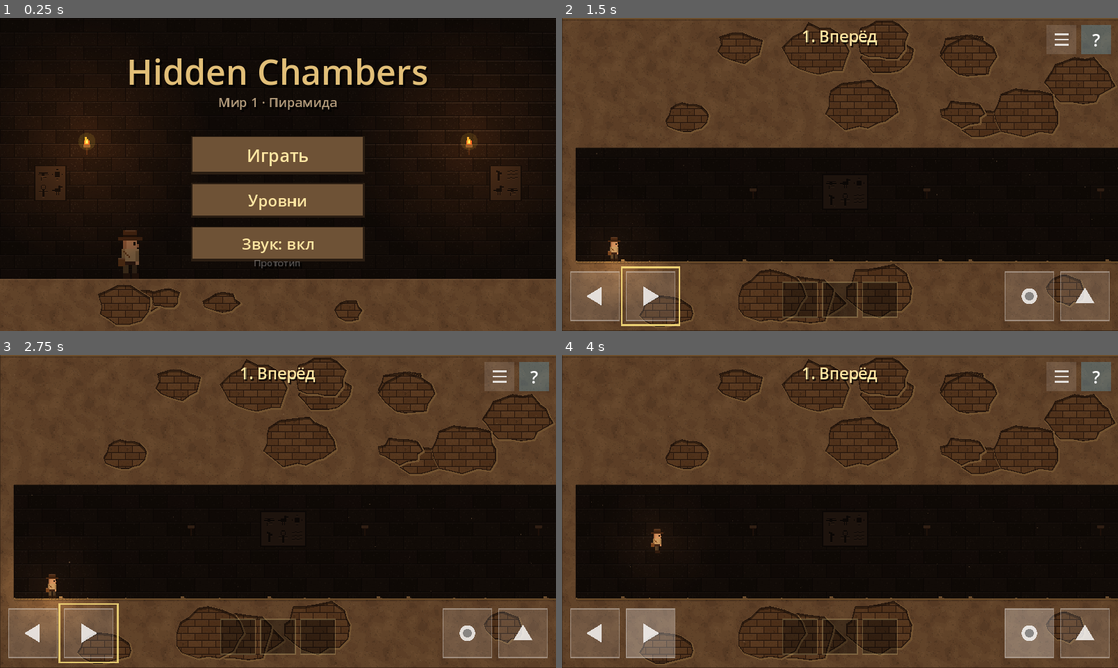
Above: before the commit, frames 1-4 (two rows, left to right).
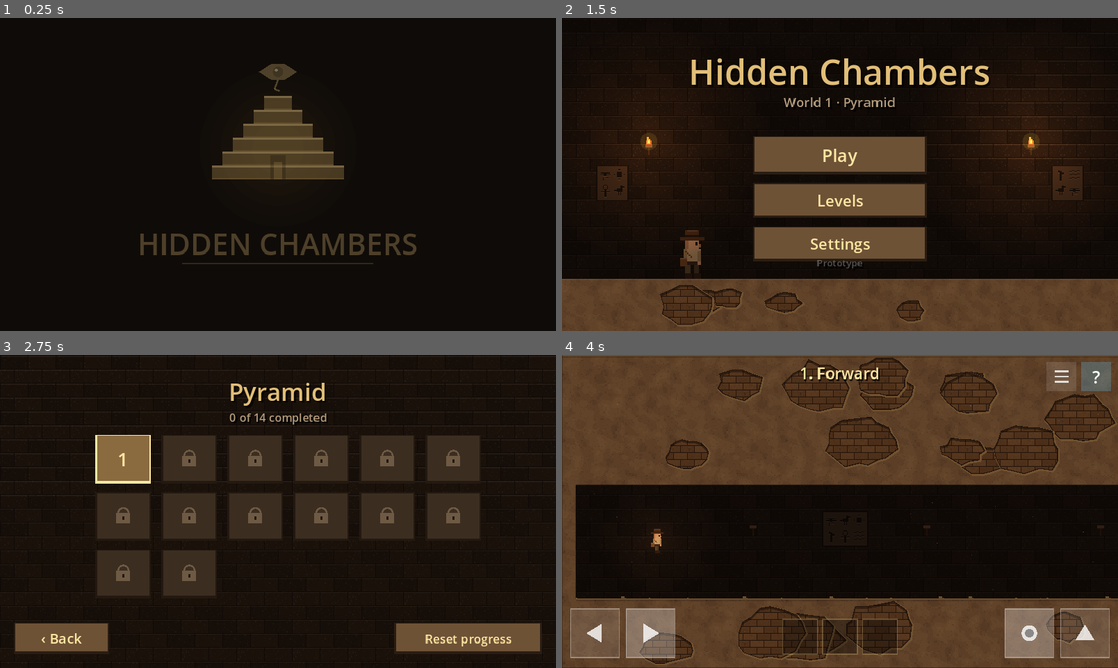
Above: after the commit, the same moments.

Repository: mrvadimjuravlev/mygame
Game: Godot game, scene res://ui/splash.tscn
Two runs of this game, one before a commit and one after it. Both use one fixed random seed, a clock stepped at 60 frames per second and the inputs below. Before the commit the project starts from res://ui/title.tscn.
Inputs (mouse positions are in pixels of both pictures, inside the frame that each line leads up to):
- Up to frame 1 (0.25 s): no input
- Up to frame 2 (1.5 s): click (840, 199) at 0.5 s, where only the run before the commit has a clickable "Уровни"; click (684, 121) at 1.25 s, where only the run before the commit has a clickable "1"
- Up to frame 3 (2.75 s): click (278, 536) at 2 s, where only the run after the commit has a clickable "Levels"
- Up to frame 4 (4 s): click (684, 458) at 2.75 s, where only the run after the commit has a clickable "1"; tap Enter at 3.5 s; move the mouse to (962, 495) at 3.52 s; hold Right (move_right) from 3.53 s (still down); hold E (action) from 3.53 s (still down); click (962, 495) at 3.67 s; tap Space (jump) at 3.77, 3.8 s

The runs differ from the first frame. In frame 1, 37% of the frame differs, in the area x 0-100%, y 12-100%; in frame 2, 65%; in frame 3, 68%, in the area x 0-100%, y 0-100%; in frame 4, 0.4%.

Commit message:
Logo splash, settings screen with language and sound, English translation
Co-Authored-By: Claude Opus 5.5 (1M context) <noreply@anthropic.com>
Claude-Session: https://claude.ai/code/session_01Grf5WdcuQYwuX1MMBXvSiC

Diff:
--- a/project.godot
+++ b/project.godot
@@ -6,7 +6,7 @@
 
 config/name="Hidden Chambers"
 config/icon="res://icon.png"
-run/main_scene="res://ui/title.tscn"
+run/main_scene="res://ui/splash.tscn"
 config/features=PackedStringArray("4.3", "GL Compatibility")
 
 [autoload]
--- a/scripts/game.gd
+++ b/scripts/game.gd
@@ -22,12 +22,16 @@
 const FINISH_SCENE := "res://ui/finish.tscn"
 const MENU_SCENE := "res://ui/menu.tscn"
 const TITLE_SCENE := "res://ui/title.tscn"
+const SETTINGS_SCENE := "res://ui/settings.tscn"
+const I18n := preload("res://scripts/i18n.gd")
 const SAVE_PATH := "user://progress.cfg"
 
 ## Номера пройденных уровней (с нуля).
 var passed: Array[int] = []
 ## Для проверки прототипа: все уровни открыты, даже непройденные.
 var unlock_all := false
+## Язык интерфейса и текстов уровней: "ru" или "en".
+var lang := "ru"
 
 
 func _ready() -> void:
@@ -35,6 +39,8 @@
 	_add_action("move_right", [KEY_RIGHT, KEY_D])
 	_add_action("jump", [KEY_SPACE, KEY_UP, KEY_W])
 	_add_action("action", [KEY_E, KEY_ENTER])
+	# По умолчанию язык системы: русский для русской системы, иначе английский.
+	lang = "ru" if OS.get_locale_language() == "ru" else "en"
 	_load()
 
 
@@ -66,6 +72,16 @@
 
 func open_level(index: int) -> void:
 	get_tree().change_scene_to_file.call_deferred(LEVELS[index])
+
+
+## Текст на выбранном языке.
+func t(text: String) -> String:
+	return I18n.translate(text, lang)
+
+
+func set_lang(value: String) -> void:
+	lang = value
+	save()
 
 
 func go_title() -> void:
@@ -105,6 +121,7 @@
 	cfg.set_value("progress", "passed", passed)
 	cfg.set_value("progress", "unlock_all", unlock_all)
 	cfg.set_value("settings", "sound", Sfx.enabled)
+	cfg.set_value("settings", "lang", lang)
 	cfg.save(SAVE_PATH)
 
 
@@ -117,6 +134,7 @@
 		passed.append(int(i))
 	unlock_all = cfg.get_value("progress", "unlock_all", false)
 	Sfx.enabled = cfg.get_value("settings", "sound", true)
+	lang = cfg.get_value("settings", "lang", lang)
 
 
 ## Запускает эффект у всех целей: так устроена система событий «триггер → эффект».
--- a/scripts/hud.gd
+++ b/scripts/hud.gd
@@ -33,7 +33,7 @@
 
 	# Название зоны: по центру сверху, всё время на экране.
 	_slogan = Label.new()
-	_slogan.text = "%d. %s" % [level.level_number, level.slogan]
+	_slogan.text = "%d. %s" % [level.level_number, Game.t(level.slogan)]
 	_slogan.horizontal_alignment = HORIZONTAL_ALIGNMENT_CENTER
 	_slogan.size = Vector2(440, 30)
 	_slogan.position = Vector2(100, 8)
@@ -132,7 +132,7 @@
 	if level.hints.is_empty():
 		return
 	_hint_index = mini(_hint_index + 1, level.hints.size() - 1)
-	_hint_label.text = "Подсказка %d: %s" % [_hint_index + 1, level.hints[_hint_index]]
+	_hint_label.text = Game.t("Подсказка %d: %s") % [_hint_index + 1, Game.t(level.hints[_hint_index])]
 
 
 func _draw_pad() -> void:
--- /dev/null
+++ b/scripts/i18n.gd
@@ -0,0 +1,104 @@
+extends RefCounted
+## Переводы. Ключ — русский текст в том виде, в каком он записан в коде и сценах уровней.
+## Нет перевода — показывается русский текст. Вызов: Game.t("Уровни").
+
+const EN := {
+	# Меню и экраны
+	"Играть": "Play",
+	"Играть с начала": "Play again",
+	"Продолжить · %d": "Continue · %d",
+	"Уровни": "Levels",
+	"Настройки": "Settings",
+	"Мир 1 · Пирамида": "World 1 · Pyramid",
+	"Прототип": "Prototype",
+	"Пирамида": "Pyramid",
+	"%d из %d пройдено": "%d of %d completed",
+	"‹ Назад": "‹ Back",
+	"Сбросить прогресс": "Reset progress",
+	"Точно сбросить?": "Really reset?",
+	"Язык": "Language",
+	"Звук": "Sound",
+	"Вкл": "On",
+	"Выкл": "Off",
+	"Коснитесь, чтобы продолжить": "Tap to continue",
+	"Прототип пройден!\nУровни 1–%d мира «Пирамида»": "Prototype complete!\nLevels 1–%d of the Pyramid world",
+	"К уровням": "To levels",
+	"Подсказка %d: %s": "Hint %d: %s",
+
+	# Уровень 1
+	"Вперёд": "Forward",
+	"Иди к свету.": "Walk towards the light.",
+	"Нажимай кнопку «вправо».": "Hold the “right” button.",
+	"Дверь в конце коридора справа.": "The door is at the right end of the corridor.",
+	# Уровень 2
+	"Выше": "Higher",
+	"Не все пути ровные.": "Not every path is flat.",
+	"Нажми прыжок рядом с уступом.": "Press jump next to the ledge.",
+	"Прыгни на два уступа подряд, затем к двери.": "Jump onto both ledges, then go to the door.",
+	# Уровень 3
+	"Нажми": "Press",
+	"Дверь не откроется сама.": "The door won't open by itself.",
+	"Рядом с дверью есть рычаг.": "There is a lever near the door.",
+	"Поднимись к рычагу и нажми кнопку действия.": "Climb up to the lever and press the action button.",
+	# Уровень 4
+	"Коснись": "Touch",
+	"Герою здесь не справиться одному.": "The hero can't do this alone.",
+	"Голубые руны откликаются на прикосновение.": "Blue runes respond to a touch.",
+	"Коснись пальцем руны на плите.": "Touch the rune on the slab with your finger.",
+	# Уровень 5
+	"Сдвинь": "Slide",
+	"Мост можно построить.": "A bridge can be built.",
+	"Камень с руной можно двигать пальцем.": "A stone with a rune can be moved with your finger.",
+	"Перетащи камень с руной вниз на яму и перейди по нему.": "Drag the rune stone down into the pit and walk across it.",
+	# Уровень 6
+	"Вдвоём": "Together",
+	"Одному не дотянуться.": "Too high to reach alone.",
+	"Рука может подготовить герою путь.": "Your hand can prepare the way for the hero.",
+	"Сдвинь камень к стене под рычагом, запрыгни на него и нажми рычаг.": "Slide the stone to the wall under the lever, jump onto it and pull the lever.",
+	# Уровень 7
+	"Ключ": "The Key",
+	"Дверь заперта, а к ней не перепрыгнуть.": "The door is locked and too far to jump to.",
+	"Каменная плита в полу опускает камень с ключом над пропастью.": "A stone plate in the floor lowers the block with the key over the chasm.",
+	"Встань на плиту, запрыгни на опустившийся камень, возьми ключ и прыгай к двери.": "Step on the plate, jump onto the lowered block, take the key and jump to the door.",
+	# Уровень 8
+	"Шаг в пустоту": "Step into Nothing",
+	"Ключ высоко, но путь к нему есть.": "The key is high up, but there is a way.",
+	"Между камнями не пустота — попробуй прыгнуть туда, где камня не видно.": "The gap between the stones isn't empty: try jumping where you can't see a stone.",
+	"С первого камня прыгай вправо и вверх: там невидимый камень, с него — на третий и к ключу.": "From the first stone jump up and to the right: there is an invisible stone. From it, jump to the third one and on to the key.",
+	# Уровень 9
+	"Выше птиц": "Above the Birds",
+	"Лестницу можно опустить.": "The ladder can be lowered.",
+	"Птицы летают по одним и тем же линиям — пережди их, остановившись на лестнице.": "The birds always fly along the same lines: stop on the ladder and wait for them to pass.",
+	"Дёрни рычаг, лезь вверх (▲), замирай под птицей, пока она не пролетит. Ключ на платформе наверху, вниз — кнопкой действия.": "Pull the lever, climb up (▲) and freeze under each bird until it flies by. The key is on the top platform; climb down with the action button.",
+	# Уровень 10
+	"Верх — это низ, лево — это право": "Up is down, left is right",
+	"Обрыв не перепрыгнуть. Но край экрана — не стена.": "The chasm is too wide to jump. But the edge of the screen is not a wall.",
+	"Уйди за левый край экрана — выйдешь справа.": "Walk off the left edge of the screen and you come back on the right.",
+	"Иди налево за край, появишься справа. Выпей зелье: гравитация перевернётся, и по потолку дойдёшь до двери у левого края.": "Walk off the left edge to appear on the right. Drink the potion: gravity flips and you can walk along the ceiling to the door at the left edge.",
+	# Уровень 11
+	"Останови время": "Stop Time",
+	"Ключ не даётся, пока идёт время.": "The key won't let you catch it while time runs.",
+	"Где-то на уровне сыплется песок.": "Somewhere on this level, sand is running.",
+	"Под потолком справа висят песочные часы. Переверни их пальцем — и ключ больше не убежит.": "An hourglass hangs under the ceiling on the right. Flip it with your finger and the key will stop running away.",
+	# Уровень 12
+	"Не та яма": "The Wrong Pit",
+	"Обе ямы можно перепрыгнуть, но не всё нужно перепрыгивать.": "You can jump over both pits, but not everything should be jumped over.",
+	"Одна яма смертельна, в другой лежит то, что нужно.": "One pit is deadly; the other holds what you need.",
+	"Прыгни во вторую яму за ключом, потом иди вправо прямо в стену: там потайной ход и лестница наверх. Потом по ступенькам к двери.": "Drop into the second pit for the key, then walk right straight into the wall: there is a secret passage and a ladder up. Then climb the steps to the door.",
+	# Уровень 13
+	"Вишня, небо, солнце, трава": "Cherry, sky, sun, grass",
+	"Название зоны — это порядок.": "The name of the zone is the order.",
+	"Вишня — красная, небо — синее, солнце — жёлтое, трава — зелёная.": "Cherry is red, sky is blue, sun is yellow, grass is green.",
+	"Встань на красную, синюю, жёлтую и зелёную плиты по очереди, и чтобы между ними не было других плит: через лишние перепрыгивай.": "Step on the red, blue, yellow and green plates in turn, with no other plate in between: jump over the ones you don't need.",
+	# Уровень 14
+	"Толкай": "Push",
+	"Камень можно толкать.": "The stone can be pushed.",
+	"Столкни камень с уступа. В самом уступе есть тайник, но вход в него высоко.": "Push the stone off the ledge. There is a hidden chamber inside the ledge, but its entrance is high up.",
+	"Подтолкни камень к уступу, залезь на него и прыгни влево в стену уступа: там потайной ход и ключ.": "Push the stone against the ledge, climb onto it and jump left into the ledge wall: there is a secret passage with the key.",
+}
+
+
+static func translate(text: String, lang: String) -> String:
+	if lang == "en":
+		return EN.get(text, text)
+	return text
--- a/ui/finish.gd
+++ b/ui/finish.gd
@@ -5,7 +5,7 @@
 func _ready() -> void:
 	set_anchors_preset(Control.PRESET_FULL_RECT)
 	var label := Label.new()
-	label.text = "Прототип пройден!\nУровни 1–%d мира «Пирамида»" % Game.LEVELS.size()
+	label.text = Game.t("Прототип пройден!\nУровни 1–%d мира «Пирамида»") % Game.LEVELS.size()
 	label.horizontal_alignment = HORIZONTAL_ALIGNMENT_CENTER
 	label.size = Vector2(640, 80)
 	label.position = Vector2(0, 120)
@@ -13,7 +13,7 @@
 	label.add_theme_color_override("font_color", Color("ffe7a3"))
 	add_child(label)
 	var button := Button.new()
-	button.text = "К уровням"
+	button.text = Game.t("К уровням")
 	button.size = Vector2(140, 40)
 	button.position = Vector2(250, 230)
 	button.pressed.connect(Game.start_over)
--- a/ui/menu.gd
+++ b/ui/menu.gd
@@ -19,11 +19,11 @@
 	back.texture_repeat = CanvasItem.TEXTURE_REPEAT_ENABLED
 	back.modulate = Color(0.75, 0.68, 0.62)
 	add_child(back)
-	var title := Style.label("Пирамида", Vector2(0, 22), 640, 28, Color("e2bf78"))
+	var title := Style.label(Game.t("Пирамида"), Vector2(0, 22), 640, 28, Color("e2bf78"))
 	title.mouse_filter = Control.MOUSE_FILTER_STOP
 	title.gui_input.connect(_on_title_input)
 	add_child(title)
-	add_child(Style.label("%d из %d пройдено" % [Game.passed.size(), Game.LEVELS.size()], Vector2(0, 62), 640, 13, Style.TEXT_DIM))
+	add_child(Style.label(Game.t("%d из %d пройдено") % [Game.passed.size(), Game.LEVELS.size()], Vector2(0, 62), 640, 13, Style.TEXT_DIM))
 	_grid = GridContainer.new()
 	_grid.columns = 6
 	_grid.add_theme_constant_override("h_separation", 12)
@@ -31,11 +31,11 @@
 	_grid.position = Vector2(110, 92)
 	add_child(_grid)
 	_fill()
-	var back_button := Style.button("‹ Назад", Vector2(110, 36), 16)
+	var back_button := Style.button(Game.t("‹ Назад"), Vector2(110, 36), 16)
 	back_button.position = Vector2(16, 308)
 	back_button.pressed.connect(Game.go_title)
 	add_child(back_button)
-	_reset = Style.button("Сбросить прогресс", Vector2(170, 36), 14)
+	_reset = Style.button(Game.t("Сбросить прогресс"), Vector2(170, 36), 14)
 	_reset.position = Vector2(454, 308)
 	_reset.pressed.connect(_on_reset)
 	add_child(_reset)
@@ -86,8 +86,8 @@
 
 func _on_reset() -> void:
 	# Защита от случайного нажатия: сбрасывает второе касание.
-	if _reset.text != "Точно сбросить?":
-		_reset.text = "Точно сбросить?"
+	if _reset.text != Game.t("Точно сбросить?"):
+		_reset.text = Game.t("Точно сбросить?")
 		return
 	Game.reset_progress()
 	get_tree().reload_current_scene()
--- /dev/null
+++ b/ui/settings.gd
@@ -0,0 +1,58 @@
+extends Control
+## Настройки: язык (русский / English) и звук. Выбор сохраняется сразу.
+
+const Art := preload("res://scripts/art.gd")
+const Style := preload("res://ui/style.gd")
+const SELECTED := Color("8a6a3f")
+const BORDER := Color("ffe7a3")
+
+
+func _ready() -> void:
+	_build()
+
+
+func _build() -> void:
+	for child in get_children():
+		child.queue_free()
+	set_anchors_preset(Control.PRESET_FULL_RECT)
+	var back := TextureRect.new()
+	back.texture = Art.back_wall()
+	back.stretch_mode = TextureRect.STRETCH_TILE
+	back.size = Vector2(640, 360)
+	back.texture_repeat = CanvasItem.TEXTURE_REPEAT_ENABLED
+	back.modulate = Color(0.75, 0.68, 0.62)
+	add_child(back)
+	add_child(Style.label(Game.t("Настройки"), Vector2(0, 22), 640, 28, Color("e2bf78")))
+	_row(Game.t("Язык"), 110, [["Русский", Game.lang == "ru", func() -> void: _set_lang("ru")], ["English", Game.lang == "en", func() -> void: _set_lang("en")]])
+	_row(Game.t("Звук"), 180, [[Game.t("Вкл"), Sfx.enabled, func() -> void: _set_sound(true)], [Game.t("Выкл"), not Sfx.enabled, func() -> void: _set_sound(false)]])
+	var back_button := Style.button(Game.t("‹ Назад"), Vector2(110, 36), 16)
+	back_button.position = Vector2(16, 308)
+	back_button.pressed.connect(Game.go_title)
+	add_child(back_button)
+
+
+## Строка настройки: подпись слева и кнопки выбора; выбранная подсвечена.
+func _row(caption: String, y: float, options: Array) -> void:
+	var label := Style.label(caption, Vector2(90, y + 8), 140, 18, Style.TEXT)
+	label.horizontal_alignment = HORIZONTAL_ALIGNMENT_RIGHT
+	add_child(label)
+	for i in options.size():
+		var opt: Array = options[i]
+		var b := Style.button(opt[0], Vector2(130, 44), 18)
+		b.position = Vector2(250 + i * 145, y)
+		if opt[1]:
+			b.add_theme_stylebox_override("normal", Style._box(SELECTED, BORDER))
+			b.add_theme_stylebox_override("hover", Style._box(SELECTED, BORDER))
+		b.pressed.connect(opt[2])
+		add_child(b)
+
+
+func _set_lang(value: String) -> void:
+	Game.set_lang(value)
+	_build.call_deferred()
+
+
+func _set_sound(value: bool) -> void:
+	Sfx.enabled = value
+	Game.save()
+	_build.call_deferred()
--- /dev/null
+++ b/ui/settings.tscn
@@ -0,0 +1,10 @@
+[gd_scene load_steps=2 format=3]
+
+[ext_resource type="Script" path="res://ui/settings.gd" id="1"]
+
+[node name="Settings" type="Control"]
+layout_mode = 3
+anchors_preset = 15
+anchor_right = 1.0
+anchor_bottom = 1.0
+script = ExtResource("1")
--- /dev/null
+++ b/ui/splash.gd
@@ -0,0 +1,80 @@
+extends Node2D
+## Экран с логотипом при запуске: знак пирамиды с глазом и название проявляются из темноты,
+## затем открывается главное меню. Касание или клавиша — сразу в меню.
+
+const GOLD := Color("e2bf78")
+const GOLD_DARK := Color("8a6a3f")
+const SAND := Color("c9a35b")
+
+var _alpha := 0.0
+var _time := 0.0
+var _leaving := false
+
+
+func _ready() -> void:
+	var title := Label.new()
+	title.text = "HIDDEN CHAMBERS"
+	title.horizontal_alignment = HORIZONTAL_ALIGNMENT_CENTER
+	title.size = Vector2(640, 50)
+	title.position = Vector2(0, 236)
+	title.add_theme_font_size_override("font_size", 34)
+	title.add_theme_color_override("font_color", GOLD)
+	title.add_theme_constant_override("outline_size", 0)
+	add_child(title)
+	var tween := create_tween()
+	tween.tween_property(self, "_alpha", 1.0, 0.8)
+	tween.tween_interval(1.6)
+	tween.tween_callback(_leave)
+
+
+func _process(delta: float) -> void:
+	_time += delta
+	for child in get_children():
+		if child is CanvasItem:
+			child.modulate.a = _alpha
+	queue_redraw()
+
+
+func _input(event: InputEvent) -> void:
+	if (event is InputEventScreenTouch or event is InputEventKey) and event.pressed:
+		_leave()
+
+
+func _leave() -> void:
+	if _leaving:
+		return
+	_leaving = true
+	var tween := create_tween()
+	tween.tween_property(self, "_alpha", 0.0, 0.4)
+	tween.tween_callback(Game.go_title)
+
+
+func _draw() -> void:
+	draw_rect(Rect2(0, 0, 640, 360), Color("0f0b08"))
+	var a := _alpha
+	var c := Vector2(320, 140)
+	# Мягкое сияние за знаком.
+	for k in 6:
+		draw_circle(c + Vector2(0, 10), 90.0 - k * 12.0, Color(1, 0.75, 0.4, 0.035 * a))
+	# Ступенчатая пирамида из пиксельных уступов.
+	var steps := 6
+	for i in steps:
+		var w := 32.0 + i * 24.0
+		var y := c.y - 50.0 + i * 16.0
+		var r := Rect2(c.x - w / 2, y, w, 16)
+		draw_rect(r, Color(SAND, a))
+		draw_rect(Rect2(r.position, Vector2(w, 2)), Color(GOLD.lightened(0.2), a))
+		draw_rect(Rect2(r.position + Vector2(0, 14), Vector2(w, 2)), Color(GOLD_DARK, a))
+	# Вход в пирамиду — тёмный проём со светом внутри.
+	draw_rect(Rect2(c.x - 9, c.y + 18, 18, 28), Color(Color("1a120c"), a))
+	var flicker := 0.7 + 0.3 * sin(_time * 7.0)
+	draw_rect(Rect2(c.x - 5, c.y + 26, 10, 20), Color(1, 0.8, 0.45, 0.5 * a * flicker))
+	# Глаз над пирамидой.
+	var e := c + Vector2(0, -78)
+	draw_colored_polygon(PackedVector2Array([e + Vector2(-22, 0), e + Vector2(-8, -9), e + Vector2(8, -9), e + Vector2(22, 0), e + Vector2(8, 9), e + Vector2(-8, 9)]), Color(GOLD, a))
+	draw_circle(e, 6.0, Color(Color("1a120c"), a))
+	draw_circle(e + Vector2(-2, -2), 2.0, Color(1, 0.95, 0.8, a))
+	draw_line(e + Vector2(0, 9), e + Vector2(-4, 20), Color(GOLD, a), 2.0)
+	draw_line(e + Vector2(-4, 20), e + Vector2(2, 22), Color(GOLD, a), 2.0)
+	# Тонкая линия под названием.
+	draw_rect(Rect2(210, 282, 220, 1), Color(GOLD_DARK, a))
--- /dev/null
+++ b/ui/splash.tscn
@@ -0,0 +1,6 @@
+[gd_scene load_steps=2 format=3]
+
+[ext_resource type="Script" path="res://ui/splash.gd" id="1"]
+
+[node name="Splash" type="Node2D"]
+script = ExtResource("1")
--- a/ui/title.gd
+++ b/ui/title.gd
@@ -1,10 +1,8 @@
 extends Node2D
-## Экран старта: зал пирамиды в полумраке, герой у факела, кнопки «Играть», «Уровни», «Звук».
+## Главное меню: зал пирамиды в полумраке, герой у факела, кнопки «Играть», «Уровни», «Настройки».
 
 const Art := preload("res://scripts/art.gd")
 const Style := preload("res://ui/style.gd")
-
-var _sound: Button
 
 
 func _ready() -> void:
@@ -56,7 +54,7 @@
 	var ui := CanvasLayer.new()
 	add_child(ui)
 	ui.add_child(Style.label("Hidden Chambers", Vector2(0, 34), 640, 40, Color("e2bf78")))
-	ui.add_child(Style.label("Мир 1 · Пирамида", Vector2(0, 86), 640, 15, Style.TEXT_DIM))
+	ui.add_child(Style.label(Game.t("Мир 1 · Пирамида"), Vector2(0, 86), 640, 15, Style.TEXT_DIM))
 	var column := VBoxContainer.new()
 	column.add_theme_constant_override("separation", 10)
 	column.position = Vector2(220, 136)
@@ -64,29 +62,18 @@
 	var play := Style.button(_play_text(), Vector2(200, 44), 20)
 	play.pressed.connect(func() -> void: Game.open_level(Game.continue_index()))
 	column.add_child(play)
-	var levels := Style.button("Уровни", Vector2(200, 40))
+	var levels := Style.button(Game.t("Уровни"), Vector2(200, 40))
 	levels.pressed.connect(func() -> void: get_tree().change_scene_to_file.call_deferred(Game.MENU_SCENE))
 	column.add_child(levels)
-	_sound = Style.button("", Vector2(200, 40))
-	_sound.pressed.connect(_toggle_sound)
-	column.add_child(_sound)
-	_update_sound()
-	ui.add_child(Style.label("Прототип", Vector2(0, 274), 640, 11, Color(1, 1, 1, 0.3)))
+	var settings := Style.button(Game.t("Настройки"), Vector2(200, 40))
+	settings.pressed.connect(func() -> void: get_tree().change_scene_to_file.call_deferred(Game.SETTINGS_SCENE))
+	column.add_child(settings)
+	ui.add_child(Style.label(Game.t("Прототип"), Vector2(0, 274), 640, 11, Color(1, 1, 1, 0.3)))
 
 
 func _play_text() -> String:
 	if Game.passed.is_empty():
-		return "Играть"
+		return Game.t("Играть")
 	if Game.passed.size() >= Game.LEVELS.size():
-		return "Играть с начала"
-	return "Продолжить · %d" % (Game.continue_index() + 1)
-
-
-func _toggle_sound() -> void:
-	Sfx.enabled = not Sfx.enabled
-	Game.save()
-	_update_sound()
-
-
-func _update_sound() -> void:
-	_sound.text = "Звук: вкл" if Sfx.enabled else "Звук: выкл"
+		return Game.t("Играть с начала")
+	return Game.t("Продолжить · %d") % (Game.continue_index() + 1)
Binary file added: docs/screenshots/level13_en.png
Binary file added: docs/screenshots/settings_en.png
Binary file added: docs/screenshots/splash.png
Binary file added: docs/screenshots/title_en.png
Not shown, changed: README.md
